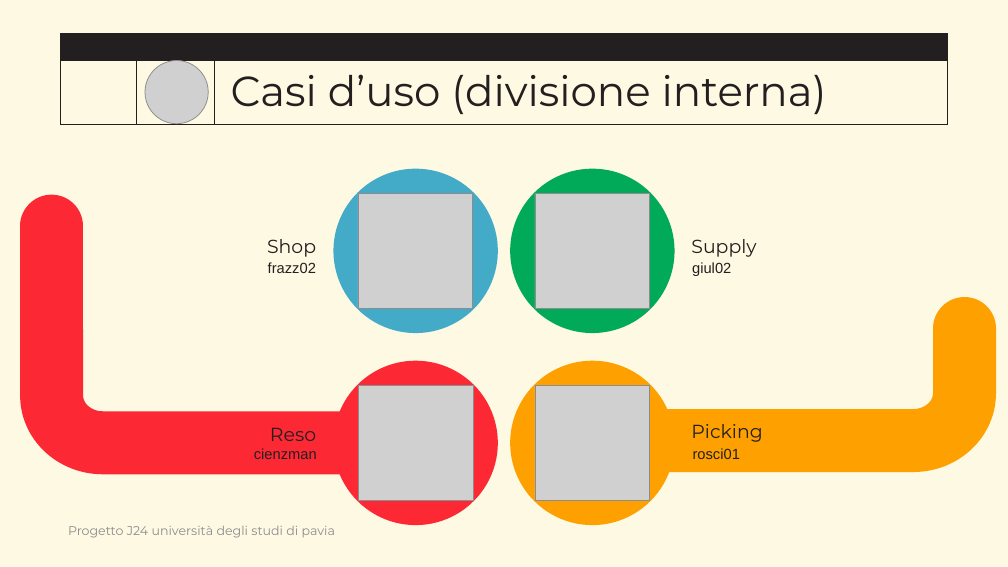
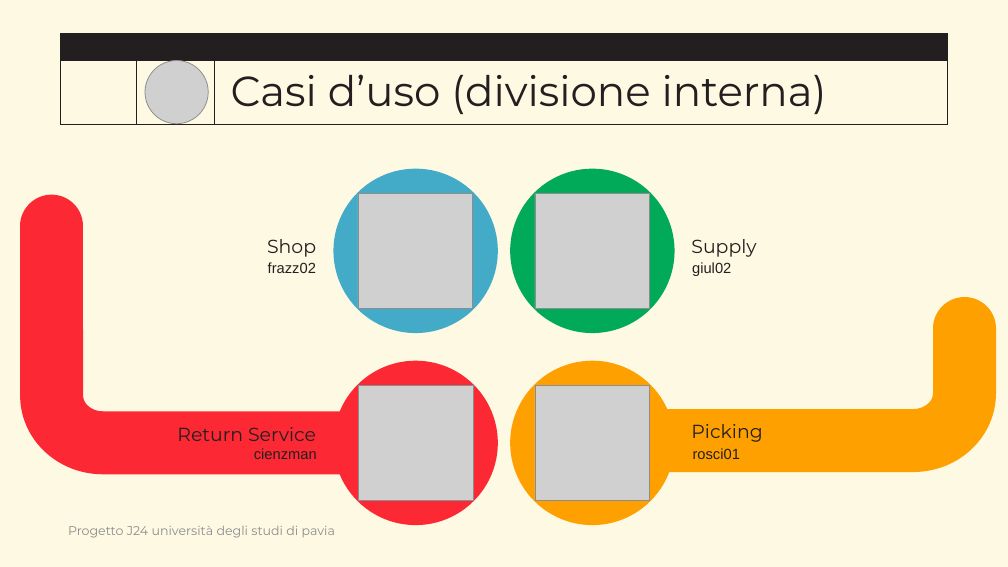
Before and after one commit to IngSW-unipv/Progetto-J24, a slide deck: slide 8 of doc/Presentation.pptx. Drawn at 1008x567 pixels with LibreOffice and Linux fonts; fonts in the diff are those of the drawing; grey boxes stand for pictures; background and template pictures are left out. Boxes give left, top, right and bottom in pixels: in the first picture for what was removed or moved away, otherwise in the second. Text is boxed around its words. In the diff, an @@ line names an element or a change of style, - is before the commit and + after.

Commit message:
Update presentation

```diff
--- a/doc/Presentation.pptx
+++ b/doc/Presentation.pptx
@@ text at [177,427,316,441]: text changed @@
-Reso
+Return Service
```
